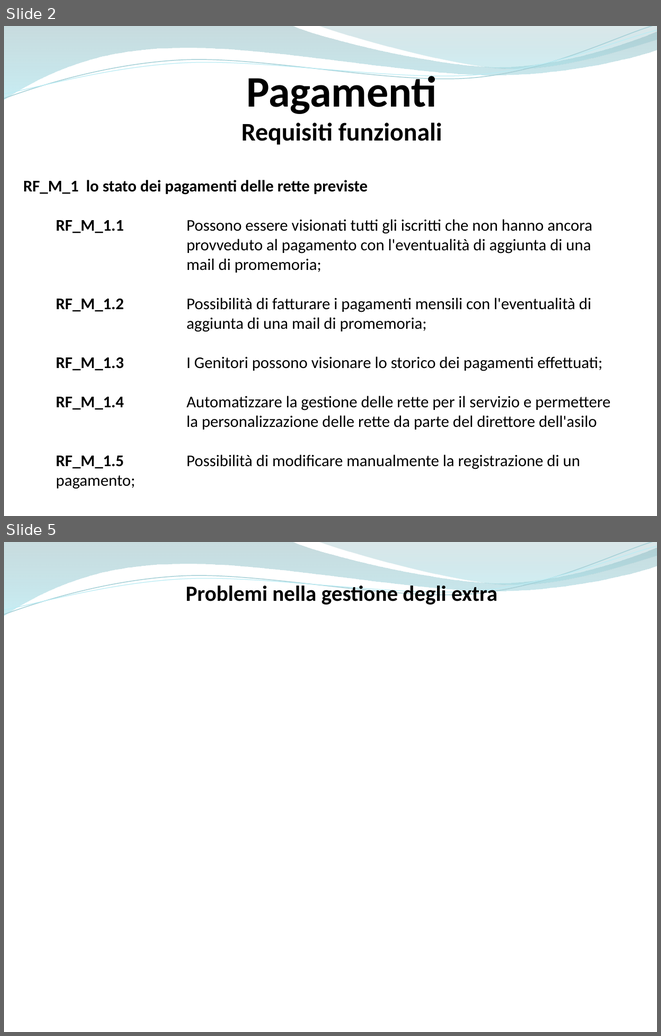
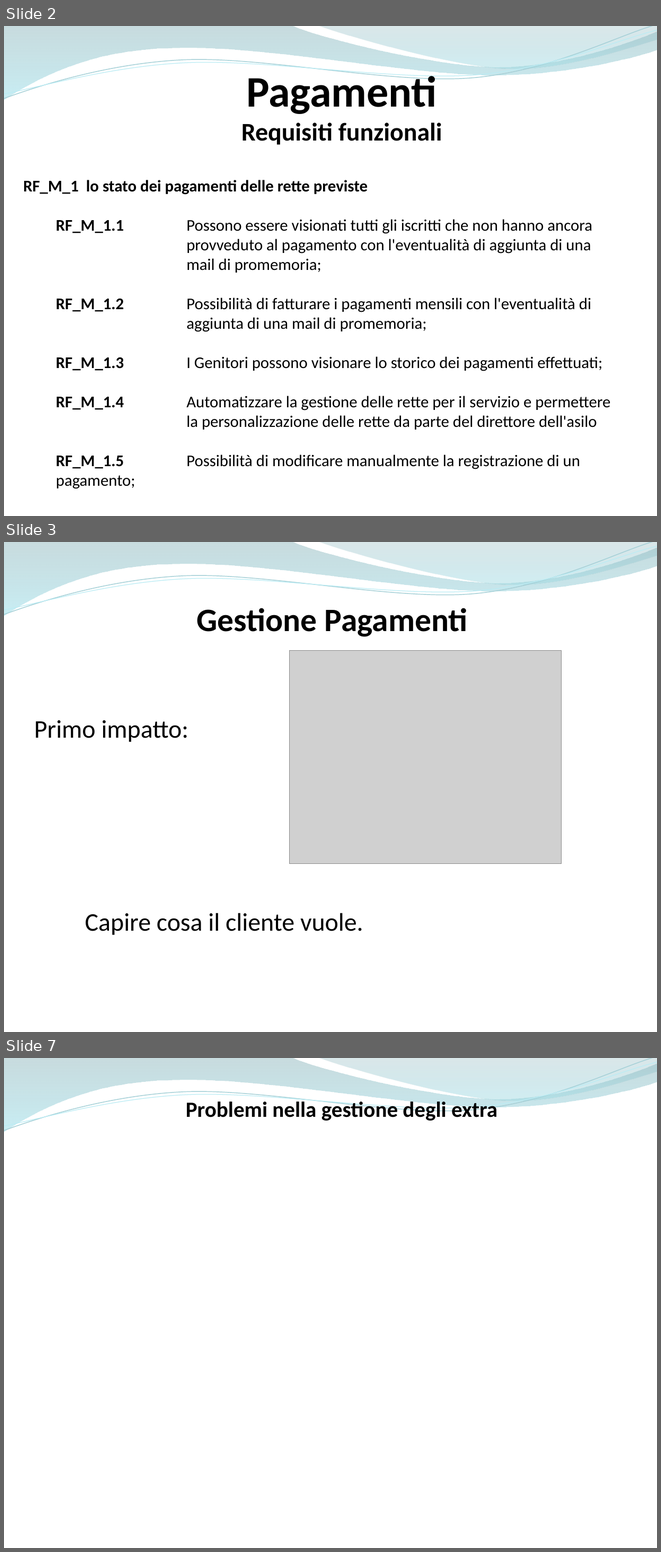
Before and after one commit to ammirate/at-silo, a slide deck: Presentazione/Atsilo2/Parisi/Atsilo_M_Parisi.pptx. Shown one above the other, each under a label of ours: slides 2 and 5 before the commit, slides 2, 3 and 7 after it; the slides between them are not shown. The pictures are 661x1036 and 661x1552 pixels, drawn with LibreOffice and Linux fonts; fonts in the diff are those of the drawing; grey boxes stand for pictures. Boxes give left, top, right and bottom in pixels: in the first picture for what was removed or moved away, otherwise in the second. Text is boxed around its words. In the diff, an @@ line names an element or a change of style, - is before the commit and + after.

```diff
--- a/Presentazione/Atsilo2/Parisi/Atsilo_M_Parisi.pptx
+++ b/Presentazione/Atsilo2/Parisi/Atsilo_M_Parisi.pptx
@@ slide 3 added at box(4, 542, 657, 1032), background #FFFFFF; not listed: 4 template elements that a slide beside it also shows @@
@@ title added at box(197, 608, 468, 637), 36 pt, text #000000, bold @@
+Gestione Pagamenti
@@ picture added at box(289, 651, 562, 863) @@
@@ text added at box(34, 720, 189, 742), 28 pt, text #000000 @@
+Primo impatto:
@@ text added at box(85, 912, 363, 935), 28 pt, text #000000 @@
+Capire cosa il cliente vuole.
@@ what was slide 5 is now slide 7 @@
```
Also in this commit, not shown: 3 slides changed, 3 other slides added, 2 slides removed.
